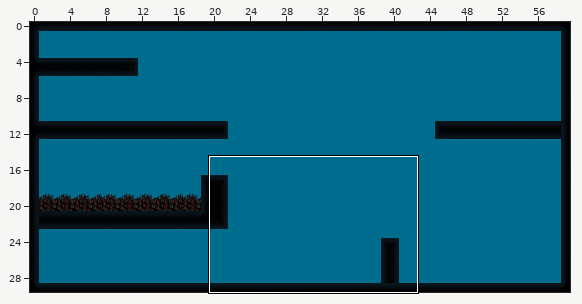
One commit to this Tiled map: Output/Assets/Maps/Map1.tmx. Above: a wide view before the commit, with the close-up outlined.
Close-up. As it was:
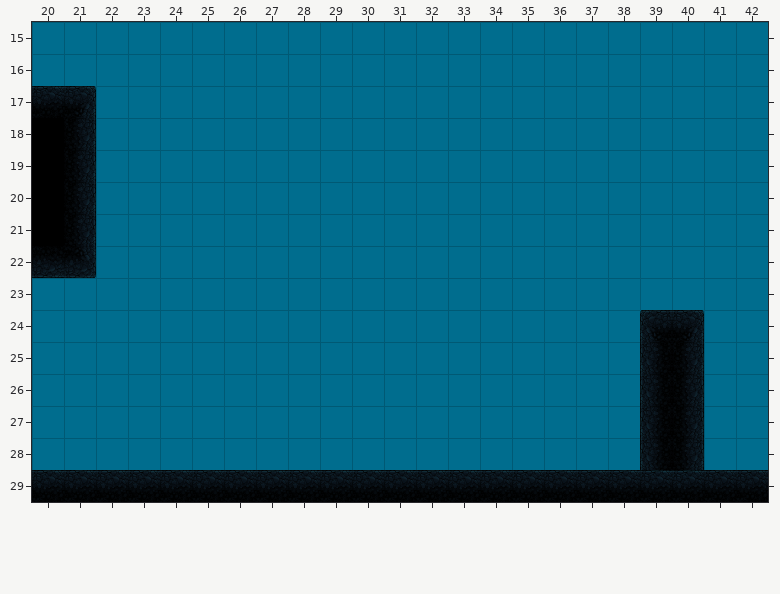
Cells are 64x64 px. Shown: x 20..42, y 15..29. The commit also changed other parts of the map, which this record leaves out.
New version:
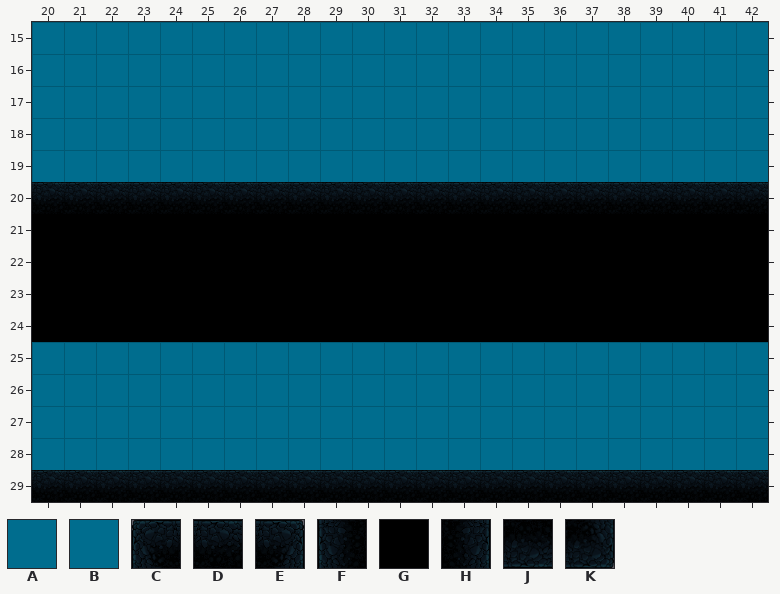
Key: from "Fondo_cueva": A 1, B 31; from "tiles_cave": C 0, D 1, E 2, F 10, G 11, H 12, J 21, K 22.
_ is an empty cell, # one hidden under a higher layer.
The exact change:
Layer "Background":
y 17..18: x 20 # -> B
y 20..22: x 22..42 AAAAAAAAAAAAAAAAAAAAA -> #####################
Layer "Platforms":
y 17: x 20..21 DE -> __
y 18..19: x 20..21 GH -> __
y 20: x 20..42 GH_____________________ -> DDDDDDDDDDDDDDDDDDDDDDD
y 21: x 21..42 H_____________________ -> GGGGGGGGGGGGGGGGGGGGGG
y 22: x 20..42 JK_____________________ -> GGGGGGGGGGGGGGGGGGGGGGG
y 23: x 20..42 _______________________ -> GGGGGGGGGGGGGGGGGGGGGGG
y 24: x 20..42 ___________________CE__ -> GGGGGGGGGGGGGGGGGGGGGGG
y 25..28: x 39..40 FH -> __
